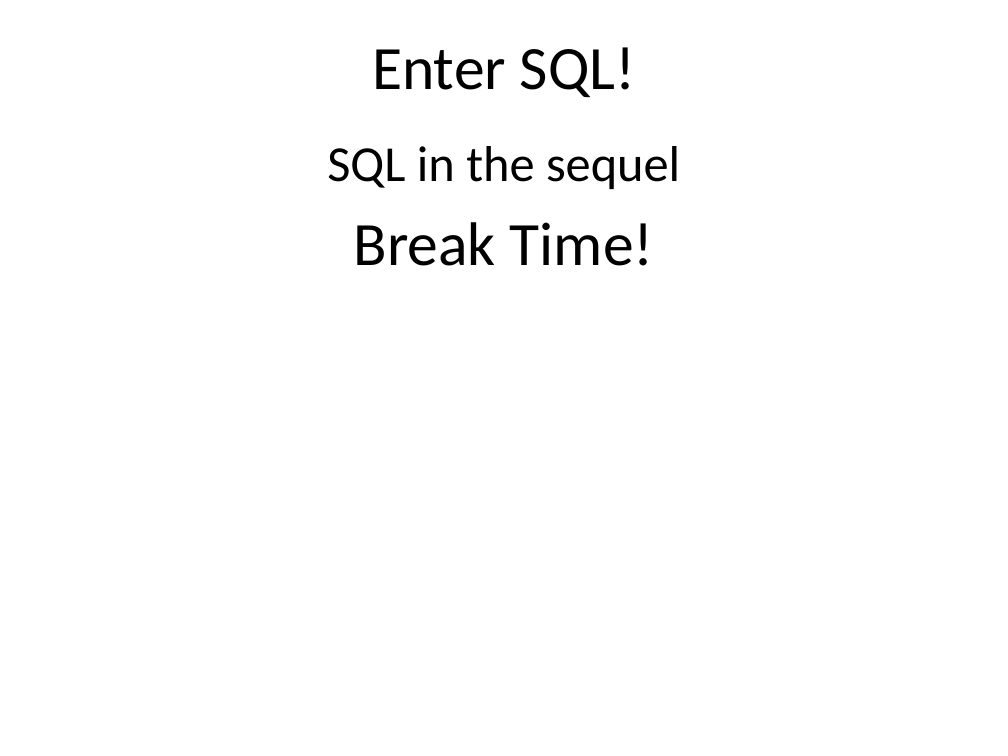
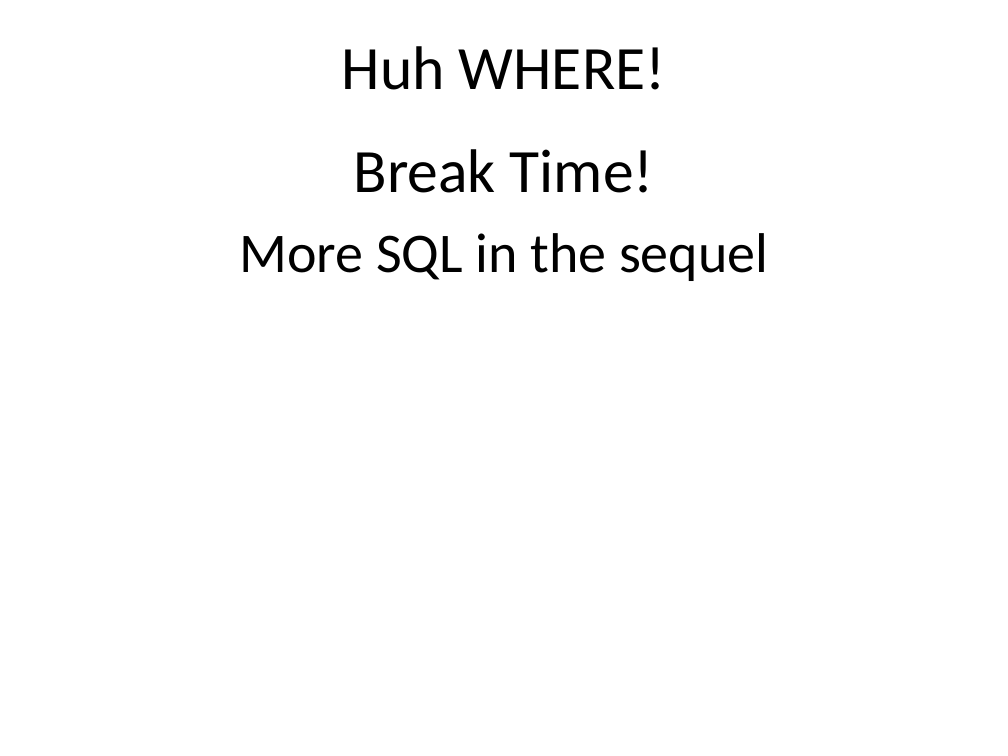
Before and after one commit to dykebert/GDI_Database_Training, a slide deck: slide 46 of Introduction to Databases and SQL.pptx (slide 35 before the commit). Drawn at 1008x756 pixels with LibreOffice and Linux fonts; fonts in the diff are those of the drawing. Boxes give left, top, right and bottom in pixels: in the first picture for what was removed or moved away, otherwise in the second. Text is boxed around its words. In the diff, an @@ line names an element or a change of style, - is before the commit and + after.

```diff
--- a/Introduction to Databases and SQL.pptx
+++ b/Introduction to Databases and SQL.pptx
@@ title at [342, 46, 666, 90]: text changed @@
-Enter SQL!
+Huh WHERE!
@@ text at [327, 146, 680, 189]: paragraph removed @@
-SQL in the sequel
@@ text at [240, 233, 768, 281]: paragraph added @@
+More SQL in the sequel
```
Also in this commit, not shown: 13 other slides changed, 1 slide added, 1 slide removed, 1 other file.
